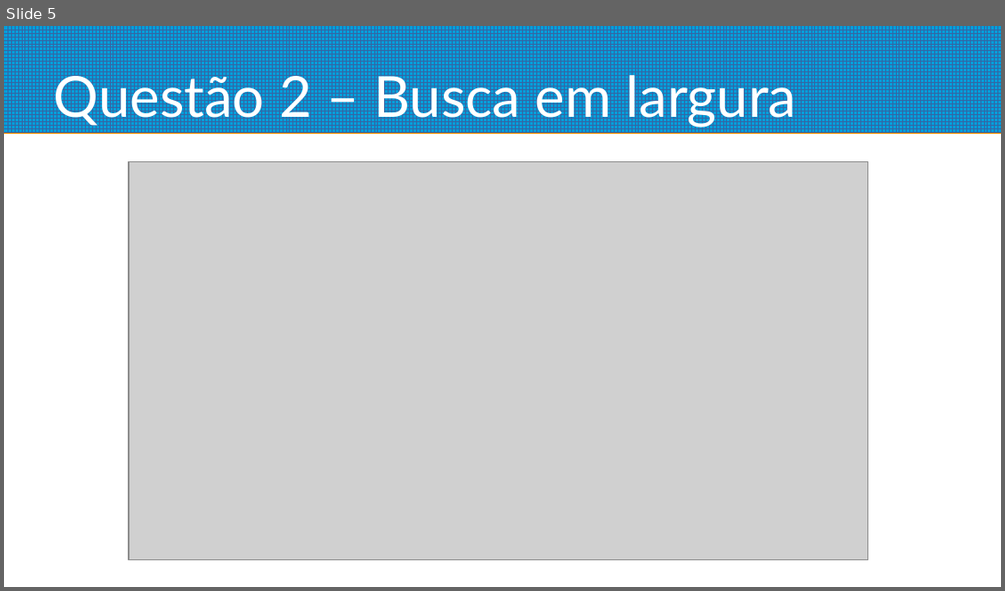
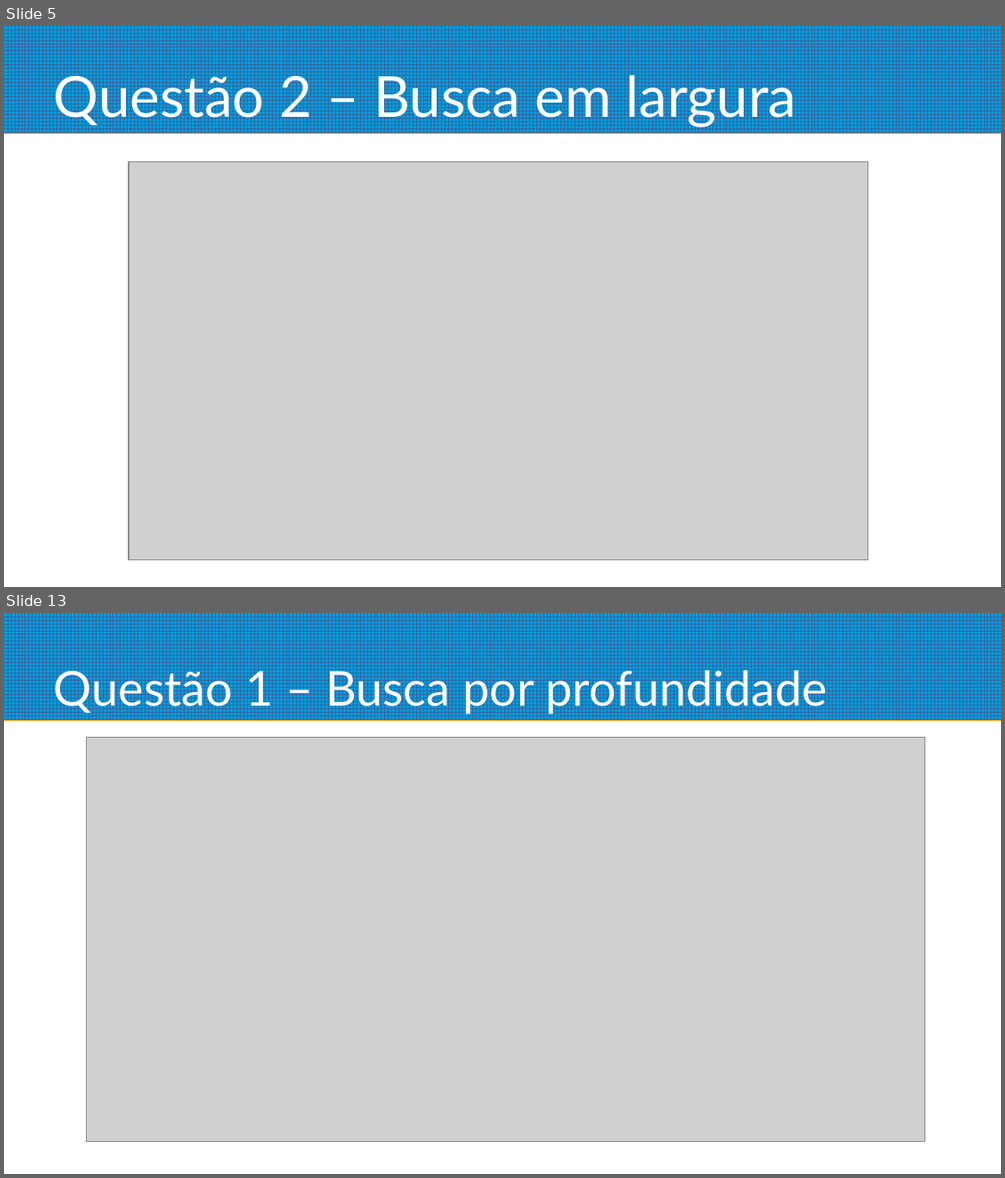
Before and after one commit to krugerleo/cs188, a slide deck: project1/apresentacao.odp. Shown one above the other, each under a label of ours: slide 5 before the commit, slides 5 and 13 after it; the slides between them are not shown. The pictures are 1005x591 and 1005x1178 pixels, drawn with LibreOffice and Linux fonts; fonts in the diff are those of the drawing; grey boxes stand for pictures. Boxes give left, top, right and bottom in pixels: in the first picture for what was removed or moved away, otherwise in the second. Text is boxed around its words. In the diff, an @@ line names an element or a change of style, - is before the commit and + after.

```diff
--- a/project1/apresentacao.odp
+++ b/project1/apresentacao.odp
@@ slide 13 added at [4,613,1001,1174], background #FFFFFF; not listed: 1 template element that a slide beside it also shows @@
@@ title added at [54,664,827,714], 38.2 pt, text #FFFFFF @@
+Questão 1 – Busca por profundidade
@@ picture added at [86,738,925,1143] @@
```
Also in this commit, not shown: 4 slides changed, 8 other slides added, 1 slide removed, 8 other files.
